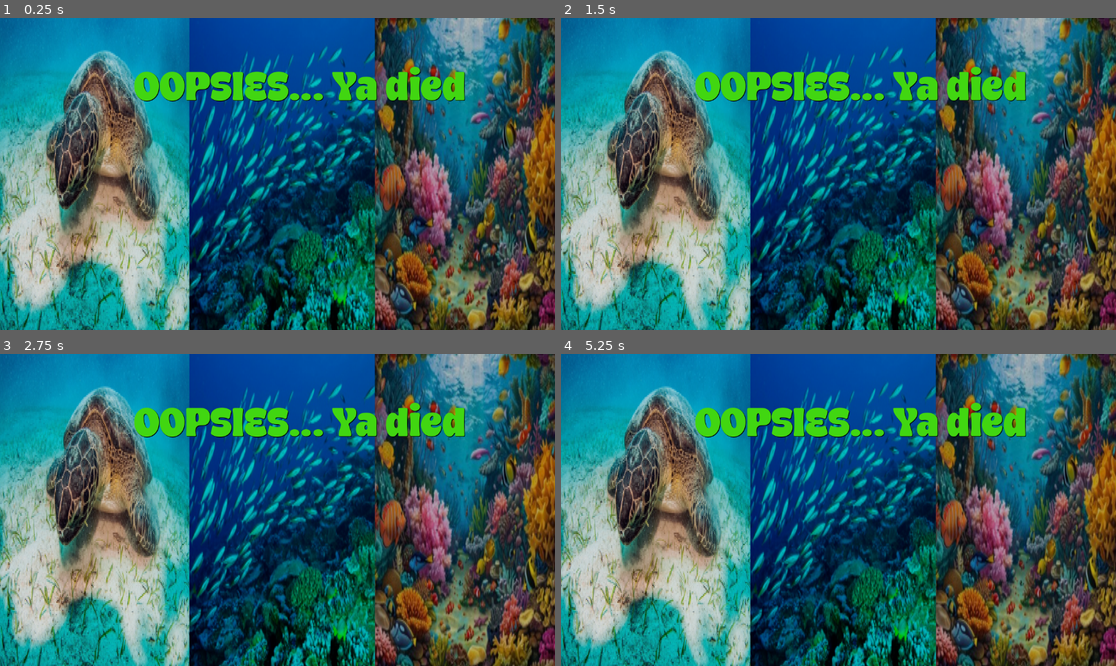
Above: before the commit, frames 1-4 (two rows, left to right).
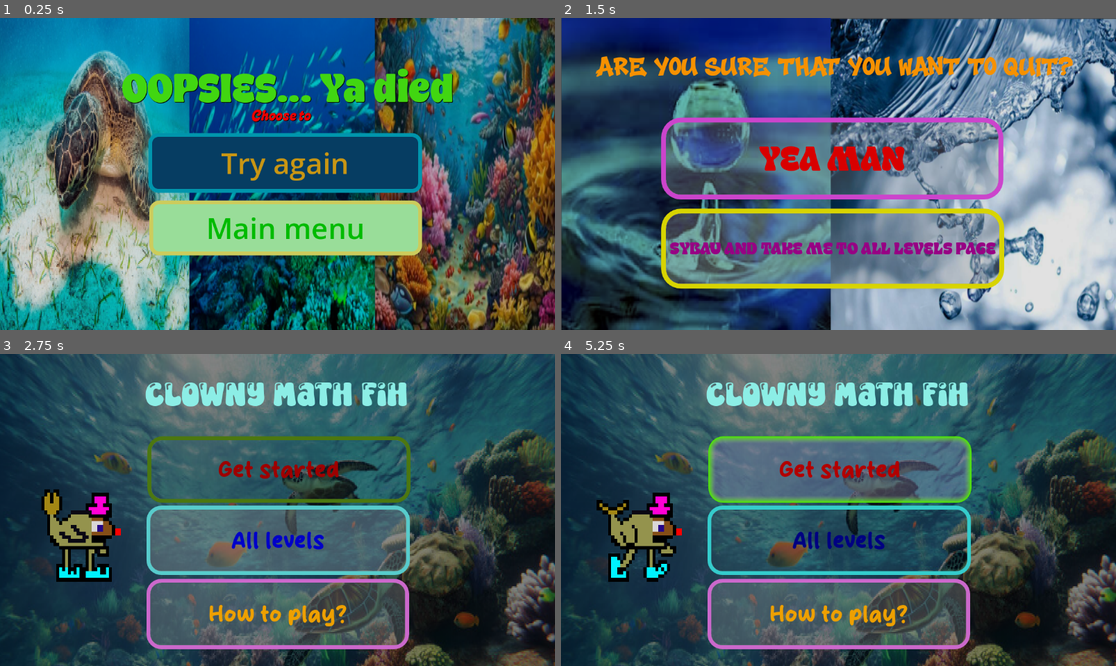
Above: after the commit, the same moments.

Repository: Miguella297/clowny-math-fih
Game: Godot game, scene res://deathscene.tscn
The game is run twice, just before and just after one commit, with the same random seed, the same clock (stepped at 60 frames per second) and the same inputs. This scene is started directly instead of the project's main scene.
Inputs (mouse positions are in pixels of both pictures, inside the frame that each line leads up to):
- Up to frame 1 (0.25 s): no input
- Up to frame 2 (1.5 s): click (844, 161) at 0.5 s, where only the run after the commit has a clickable "Try again"; click (583, 30) at 1.25 s, where only the run after the commit has a clickable "Menu"
- Up to frame 3 (2.75 s): click (271, 494) at 2 s, where only the run after the commit has a clickable "YEA MAN"
- Up to frame 4 (5.25 s): click (838, 469) at 2.75 s, where only the run after the commit has a clickable "Get started"; tap Enter (ui_accept) at 3.5, 3.77, 4.52 s; hold Right (ui_right) 3.53-5 s; tap Alt at 3.6 s; tap Shift at 4.35 s; click (844, 563) at 5 s, where only the run after the commit has a clickable "Main menu"

The runs differ from the first frame. In frame 1, 19% of the frame differs, in the area x 22-84%, y 15-77%; in frame 2, 98%, in the area x 0-100%, y 0-100%; in frame 3, 96%; in frame 4, 96%.

Commit message:
New sound effects!

Diff:
--- a/Main menu.tscn
+++ b/Main menu.tscn
@@ -1,9 +1,10 @@
-[gd_scene load_steps=18 format=3 uid="uid://cbmel0xk8lkw"]
+[gd_scene load_steps=19 format=3 uid="uid://cbmel0xk8lkw"]
 
 [ext_resource type="Texture2D" uid="uid://bewmiesg3adjv" path="res://ocean 1.png" id="1_7jlr6"]
 [ext_resource type="Script" uid="uid://dohgv878t3j6q" path="res://main_menu.gd" id="1_juxkc"]
 [ext_resource type="FontFile" uid="uid://bmvd833va1ejr" path="res://Almond Milky.otf" id="2_um2lw"]
 [ext_resource type="FontFile" uid="uid://dyktuwt0dpy1j" path="res://Super Popstar.ttf" id="4_m82ya"]
+[ext_resource type="AudioStream" uid="uid://dyerst5axu6sm" path="res://baldy theme.mp3" id="5_dg1fb"]
 [ext_resource type="Texture2D" uid="uid://cvvhue5guu78f" path="res://walk.png" id="5_juxkc"]
 
 [sub_resource type="StyleBoxFlat" id="StyleBoxFlat_um2lw"]
@@ -218,6 +219,9 @@
 "
 
 [node name="AudioStreamPlayer2D" type="AudioStreamPlayer2D" parent="."]
+stream = ExtResource("5_dg1fb")
+volume_db = 13.867
+autoplay = true
 
 [node name="AnimatedSprite2D" type="AnimatedSprite2D" parent="."]
 texture_filter = 1
--- a/area_2d_2.gd
+++ b/area_2d_2.gd
@@ -1,7 +1,7 @@
 extends Area2D
 
 # Path to the new scene you want to load
-@export var target_scene_path: String = "res://deathscene.tscn"
+@export var target_scene_path: String = "res://deathscene1.1.tscn"
 
 func _ready():
 	# Connect the signal (if not already connected in the editor)
--- a/area_2d_3.gd
+++ b/area_2d_3.gd
@@ -1,7 +1,7 @@
 extends Area2D
 
 # Path to the new scene you want to load
-@export var target_scene_path: String = "res://deathscene.tscn"
+@export var target_scene_path: String = "res://deathscene1.2.tscn"
 
 func _ready():
 	# Connect the signal (if not already connected in the editor)
--- /dev/null
+++ b/deathscene.gd
@@ -0,0 +1,7 @@
+extends Node2D
+
+func _on_button_2_pressed() -> void:
+	get_tree().change_scene_to_file("Main menu.tscn")
+
+func _on_button_pressed() -> void:
+	get_tree().change_scene_to_file("level1.tscn")
--- a/deathscene.tscn
+++ b/deathscene.tscn
@@ -1,9 +1,11 @@
-[gd_scene load_steps=8 format=3 uid="uid://bd2t6ehv3h0u2"]
+[gd_scene load_steps=15 format=3 uid="uid://bd2t6ehv3h0u2"]
 
+[ext_resource type="Script" uid="uid://dlj5jqgi5a4fi" path="res://deathscene.gd" id="1_65y2e"]
 [ext_resource type="Texture2D" uid="uid://ddgp0jttf62sk" path="res://Turtlee.png" id="1_aemne"]
 [ext_resource type="Texture2D" uid="uid://cpcrp5ed0hhl2" path="res://fishies.png" id="2_sxo51"]
 [ext_resource type="Texture2D" uid="uid://dxj368r183cd4" path="res://choral.png" id="3_65y2e"]
 [ext_resource type="FontFile" uid="uid://dewo183t8jt01" path="res://Bakso Menu TTF.ttf" id="4_uwjh0"]
+[ext_resource type="FontFile" uid="uid://clk6gu1ghtl6h" path="res://Melt-Swashes.ttf" id="5_sxo51"]
 
 [sub_resource type="StyleBoxTexture" id="StyleBoxTexture_nnxiw"]
 texture = ExtResource("1_aemne")
@@ -17,7 +19,49 @@
 texture = ExtResource("3_65y2e")
 modulate_color = Color(0.720467, 0.720468, 0.720467, 1)
 
+[sub_resource type="StyleBoxFlat" id="StyleBoxFlat_65y2e"]
+bg_color = Color(0.0825851, 0.305745, 0.49961, 1)
+border_width_left = 8
+border_width_top = 8
+border_width_right = 8
+border_width_bottom = 8
+border_color = Color(0.155505, 0.345945, 1, 1)
+corner_radius_top_left = 20
+corner_radius_top_right = 20
+corner_radius_bottom_right = 20
+corner_radius_bottom_left = 20
+
+[sub_resource type="StyleBoxFlat" id="StyleBoxFlat_uwjh0"]
+bg_color = Color(0.0253171, 0.239141, 0.383157, 1)
+border_width_left = 8
+border_width_top = 8
+border_width_right = 8
+border_width_bottom = 8
+border_color = Color(1.54018e-06, 0.583657, 0.673028, 1)
+corner_radius_top_left = 20
+corner_radius_top_right = 20
+corner_radius_bottom_right = 20
+corner_radius_bottom_left = 20
+
+[sub_resource type="StyleBoxFlat" id="StyleBoxFlat_nnxiw"]
+bg_color = Color(0.286559, 0.390025, 0, 1)
+
+[sub_resource type="StyleBoxFlat" id="StyleBoxFlat_u0nn2"]
+bg_color = Color(0.6, 0.866667, 0.6, 1)
+border_width_left = 8
+border_width_top = 8
+border_width_right = 8
+border_width_bottom = 8
+border_color = Color(0.8, 0.8, 0.360784, 1)
+corner_radius_top_left = 20
+corner_radius_top_right = 20
+corner_radius_bottom_right = 20
+corner_radius_bottom_left = 20
+
+[sub_resource type="AudioStream" id="AudioStream_65y2e"]
+
 [node name="Node2D" type="Node2D"]
+script = ExtResource("1_65y2e")
 
 [node name="Panel" type="Panel" parent="."]
 texture_filter = 1
@@ -39,12 +83,78 @@
 theme_override_styles/panel = SubResource("StyleBoxTexture_y7k4k")
 
 [node name="Label" type="Label" parent="."]
-offset_left = 278.0
-offset_top = 87.0
-offset_right = 966.0
-offset_bottom = 196.0
+offset_left = 253.0
+offset_top = 91.0
+offset_right = 941.0
+offset_bottom = 200.0
 theme_override_colors/font_color = Color(0.256507, 0.840545, 0.0685186, 1)
 theme_override_colors/font_shadow_color = Color(0, 0, 0, 1)
 theme_override_fonts/font = ExtResource("4_uwjh0")
 theme_override_font_sizes/font_size = 70
 text = "OOPSIES... Ya died"
+
+[node name="Label2" type="Label" parent="."]
+offset_left = 524.0
+offset_top = 183.0
+offset_right = 669.0
+offset_bottom = 225.0
+theme_override_colors/font_color = Color(0.919281, 4.47616e-06, 1.15514e-06, 1)
+theme_override_colors/font_shadow_color = Color(0, 0, 0, 1)
+theme_override_fonts/font = ExtResource("5_sxo51")
+theme_override_font_sizes/font_size = 30
+text = "Choose to"
+
+[node name="Button" type="Button" parent="."]
+offset_left = 308.0
+offset_top = 239.0
+offset_right = 876.0
+offset_bottom = 363.0
+theme_override_colors/font_disabled_color = Color(0.904708, 0.589806, 0, 1)
+theme_override_colors/font_hover_pressed_color = Color(0.8859, 0.629787, 7.70092e-07, 1)
+theme_override_colors/font_hover_color = Color(0.82688, 0.57091, 0, 1)
+theme_override_colors/icon_disabled_color = Color(0.810173, 0.569896, 0, 1)
+theme_override_colors/icon_hover_pressed_color = Color(0.814813, 0.583725, 1.15514e-06, 1)
+theme_override_colors/icon_hover_color = Color(0.84076, 0.601483, 3.85046e-07, 1)
+theme_override_colors/icon_pressed_color = Color(0.830384, 0.607513, 0, 1)
+theme_override_colors/icon_focus_color = Color(0.781627, 0.559218, 1.92523e-06, 1)
+theme_override_colors/icon_normal_color = Color(0.780072, 0.560017, 0.0109775, 1)
+theme_override_colors/font_outline_color = Color(0.829103, 0.634928, 0.019724, 1)
+theme_override_colors/font_color = Color(0.787869, 0.587439, 0.0764463, 1)
+theme_override_colors/font_focus_color = Color(0.812722, 0.615635, 0.128677, 1)
+theme_override_colors/font_pressed_color = Color(0.805414, 0.593256, 0.105917, 1)
+theme_override_font_sizes/font_size = 60
+theme_override_styles/hover = SubResource("StyleBoxFlat_65y2e")
+theme_override_styles/normal = SubResource("StyleBoxFlat_uwjh0")
+text = "Try again"
+
+[node name="Button2" type="Button" parent="."]
+offset_left = 310.0
+offset_top = 379.0
+offset_right = 876.0
+offset_bottom = 493.0
+theme_override_colors/font_disabled_color = Color(0, 0.72549, 0, 1)
+theme_override_colors/font_hover_pressed_color = Color(0, 0.694118, 0, 1)
+theme_override_colors/font_hover_color = Color(0, 0.701961, 0, 1)
+theme_override_colors/icon_disabled_color = Color(0, 0.729412, 0, 1)
+theme_override_colors/icon_hover_pressed_color = Color(0, 0.745098, 0, 1)
+theme_override_colors/icon_hover_color = Color(0, 0.745098, 0, 1)
+theme_override_colors/icon_pressed_color = Color(0, 0.768627, 0, 1)
+theme_override_colors/icon_focus_color = Color(0, 0.784314, 0, 1)
+theme_override_colors/icon_normal_color = Color(0, 0.752941, 0, 1)
+theme_override_colors/font_outline_color = Color(0, 0.756863, 0, 1)
+theme_override_colors/font_color = Color(0, 0.733333, 0, 1)
+theme_override_colors/font_focus_color = Color(0, 0.74902, 0, 1)
+theme_override_colors/font_pressed_color = Color(0, 0.752941, 0, 1)
+theme_override_font_sizes/font_size = 60
+theme_override_styles/hover = SubResource("StyleBoxFlat_nnxiw")
+theme_override_styles/normal = SubResource("StyleBoxFlat_u0nn2")
+text = "Main menu"
+
+[node name="AudioStreamPlayer2D" type="AudioStreamPlayer2D" parent="."]
+position = Vector2(308, 239)
+stream = SubResource("AudioStream_65y2e")
+volume_db = 13.867
+autoplay = true
+
+[connection signal="pressed" from="Button" to="." method="_on_button_pressed"]
+[connection signal="pressed" from="Button2" to="." method="_on_button_2_pressed"]
--- /dev/null
+++ b/deathscene1.1.tscn
@@ -0,0 +1,3 @@
+[gd_scene format=3 uid="uid://cvuwuo7twgagd"]
+
+[node name="Node2D" type="Node2D"]
--- /dev/null
+++ b/deathscene1.2.tscn
@@ -0,0 +1,3 @@
+[gd_scene format=3 uid="uid://6n1udmxaidme"]
+
+[node name="Node2D" type="Node2D"]
Not shown, added: baldy theme.mp3.import
Not shown, added: deathscene.gd.uid
Not shown, added: baldy theme.mp3
